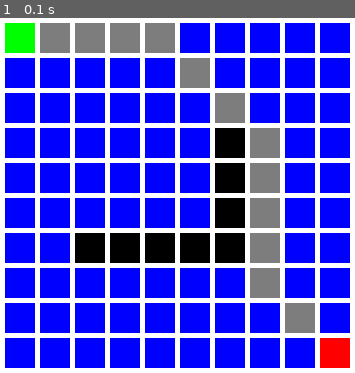
Above: before the commit, frame 1.
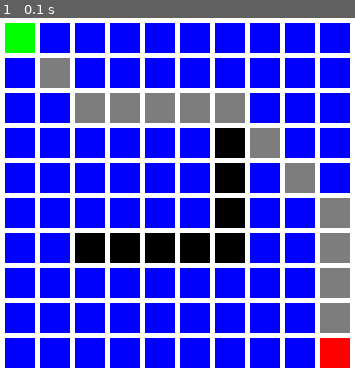
Above: after the commit, the same moment.

Repository: jeremybarzas/Python-A_star
Game: pygame game, started from unittest.py
Two runs of this game, one before a commit and one after it. Both use one fixed random seed, a clock stepped at 60 frames per second and the inputs below. The source is Python 2; it was converted automatically to run under Python 3.
Inputs:
- Up to frame 1 (0.1 s): no input

The runs differ from the first frame. In frame 1, 14% of the frame differs, in the area x 11-99%, y 1-89%.

Commit message:
corrected issue with wrong path being taken

Diff:
--- a/Astar.py
+++ b/Astar.py
@@ -32,15 +32,15 @@
         if current == goal:
             path = retrace(current)
             return path
-        neighbors = getneighbors(current, search_space)
-        for neighbor in neighbors:
+        current.neighbors = getneighbors(current, search_space)
+        for neighbor in current.neighbors:
             if neighbor in closedlist or not neighbor.walkable:
                 continue
             tent_gcost = current.g + dist_between(current, neighbor)
             if neighbor not in openlist:
                 neighbor.f = neighbor.g + neighbor.h
                 openlist.append(neighbor)
-            elif tent_gcost >= neighbor.g:
+            elif tent_gcost > neighbor.g:
                 continue
             neighbor.parent = current
             neighbor.g = tent_gcost
